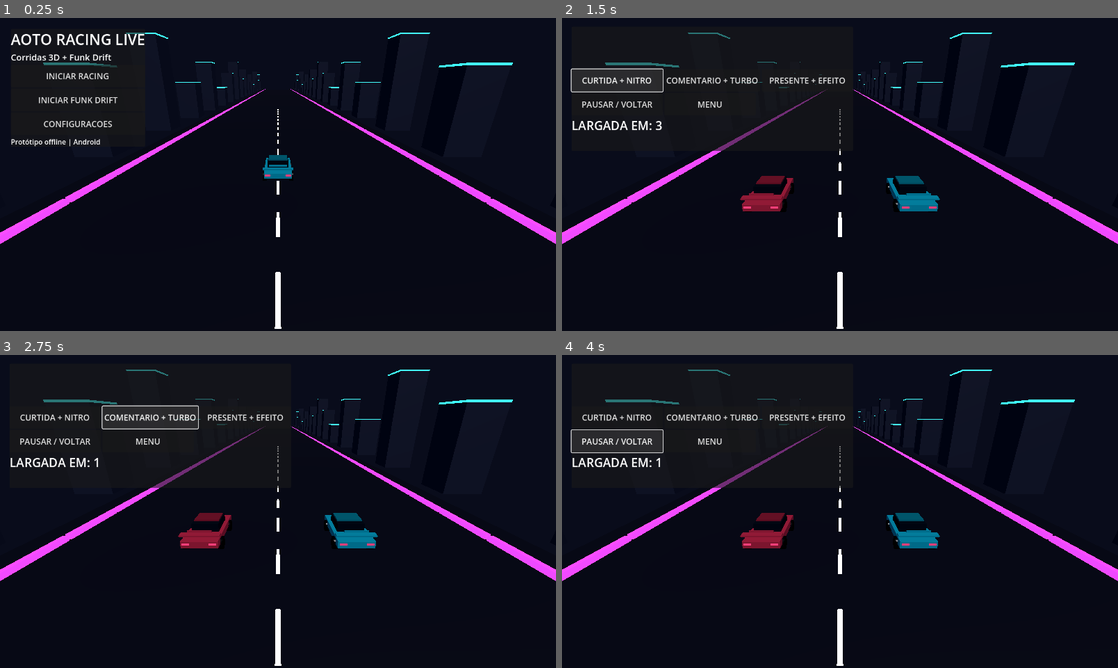
Above: before the commit, frames 1-4 (two rows, left to right).
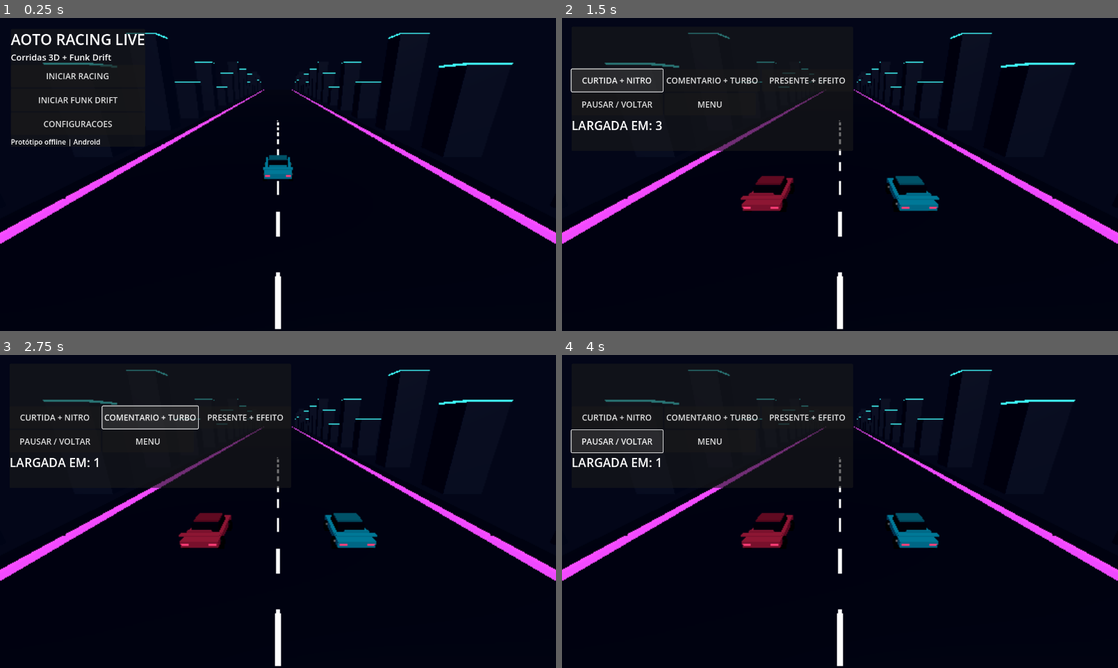
Above: after the commit, the same moments.

Repository: aotoedts/aoto-racing-live.-Selecione-Public.
Game: Godot game, scene res://main.tscn
Same seed, same stepped clock (60 frames per second), same inputs: the game is played once before the commit and once after it.
Inputs:
- Up to frame 1 (0.25 s): no input
- Up to frame 2 (1.5 s): click "INICIAR RACING" at 0.5 s; click "CURTIDA + NITRO" at 1.25 s
- Up to frame 3 (2.75 s): click "COMENTARIO + TURBO" at 2 s
- Up to frame 4 (4 s): click "PRESENTE + EFEITO" at 2.75 s; click "PAUSAR / VOLTAR" at 3.5 s

The runs differ from the first frame. In frame 1, 1.2% of the frame differs, in the area x 0-100%, y 4-100%; in frame 2, 1.2%; in frame 3, 1.2%; in frame 4, 1.2%.

Commit message:
Add Performance, HD and experimental Ultra graphics presets with shadows and scaling

Diff:
--- a/game_full.gd
+++ b/game_full.gd
@@ -18,6 +18,10 @@
 var gifts := 0
 var speed_multiplier := 1.0
 var quality_low := true
+var graphics_preset := 0 # 0 performance, 1 HD, 2 Ultra experimental
+var graphics_label: Label
+var world_env: WorldEnvironment
+var main_light: DirectionalLight3D
 var music_enabled := false
 var selected_car := 0
 var laps := [0, 0]
@@ -49,6 +53,7 @@
 	_load_settings()
 	_build_world()
 	_build_interface()
+	_apply_graphics()
 	arcade_audio = load("res://audio_arcade.gd").new()
 	add_child(arcade_audio)
 	smoke = load("res://drift_smoke.gd").new()
@@ -108,10 +113,12 @@
 	camera.position = Vector3(0, 9, 23)
 	camera.look_at(Vector3(0, 0, 0))
 	var sun := DirectionalLight3D.new()
+	main_light = sun
 	add_child(sun)
 	sun.rotation_degrees = Vector3(-55, 20, 0)
 	sun.light_energy = 0.65
 	var env := WorldEnvironment.new()
+	world_env = env
 	add_child(env)
 	var environment := Environment.new()
 	environment.background_mode = Environment.BG_COLOR
@@ -179,7 +186,8 @@
 	var settings_col := VBoxContainer.new()
 	settings_panel.add_child(settings_col)
 	_label("CONFIGURACOES", settings_col, 30)
-	_button("QUALIDADE: ALTERNAR", settings_col, func(): quality_low = not quality_low; _save_settings())
+	graphics_label = _label("GRAFICOS: DESEMPENHO", settings_col, 20)
+	_button("GRAFICOS: PROXIMO NIVEL", settings_col, _cycle_graphics)
 	_button("VELOCIDADE: ALTERNAR", settings_col, func(): speed_multiplier = 1.25 if speed_multiplier == 1.0 else 1.0; _save_settings())
 	_button("SOM ORIGINAL: LIGAR / DESLIGAR", settings_col, func(): music_enabled = not music_enabled; _save_settings())
 	_button("EVENTOS LOCAIS: LIGAR / DESLIGAR", settings_col, func(): event_bridge.set("enabled", not bool(event_bridge.get("enabled"))))
@@ -287,9 +295,30 @@
 		arcade_audio.call("set_music", false, mode == 1)
 		result_label.text = "VENCEDOR: " + ("VERMELHO" if distance[0] >= distance[1] else "AZUL") + " | MENU para reiniciar"
 
+func _cycle_graphics() -> void:
+	graphics_preset = (graphics_preset + 1) % 3
+	_apply_graphics()
+	_save_settings()
+
+func _apply_graphics() -> void:
+	quality_low = graphics_preset == 0
+	var labels := ["DESEMPENHO", "HD", "ULTRA (EXPERIMENTAL)"]
+	if graphics_label != null:
+		graphics_label.text = "GRAFICOS: " + labels[graphics_preset]
+	if main_light != null:
+		main_light.shadow_enabled = graphics_preset >= 1
+		main_light.light_energy = 0.6 if graphics_preset == 0 else 1.1
+	if world_env != null and world_env.environment != null:
+		world_env.environment.ambient_light_energy = 0.7 if graphics_preset == 0 else 0.95
+	var viewport := get_viewport()
+	if viewport != null:
+		viewport.scaling_3d_scale = 0.7 if graphics_preset == 0 else (1.0 if graphics_preset == 1 else 1.5)
+	# Ultra supersamples the current viewport; it does not force true 3840x2160 output.
+
 func _save_settings() -> void:
 	var cfg := ConfigFile.new()
 	cfg.set_value("graphics", "low", quality_low)
+	cfg.set_value("graphics", "preset", graphics_preset)
 	cfg.set_value("audio", "enabled", music_enabled)
 	cfg.set_value("gameplay", "speed", speed_multiplier)
 	cfg.save(SAVE_PATH)
@@ -298,5 +327,6 @@
 	var cfg := ConfigFile.new()
 	if cfg.load(SAVE_PATH) == OK:
 		quality_low = bool(cfg.get_value("graphics", "low", true))
+		graphics_preset = clampi(int(cfg.get_value("graphics", "preset", 0)), 0, 2)
 		music_enabled = bool(cfg.get_value("audio", "enabled", false))
 		speed_multiplier = float(cfg.get_value("gameplay", "speed", 1.0))
